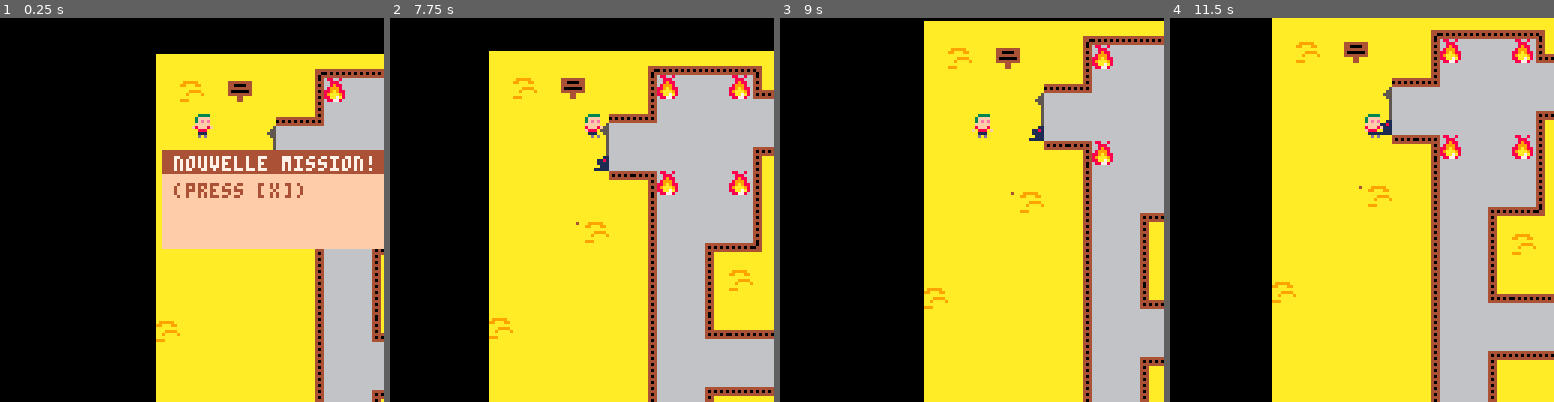
Above: before the commit, frames 1-4 (left to right).
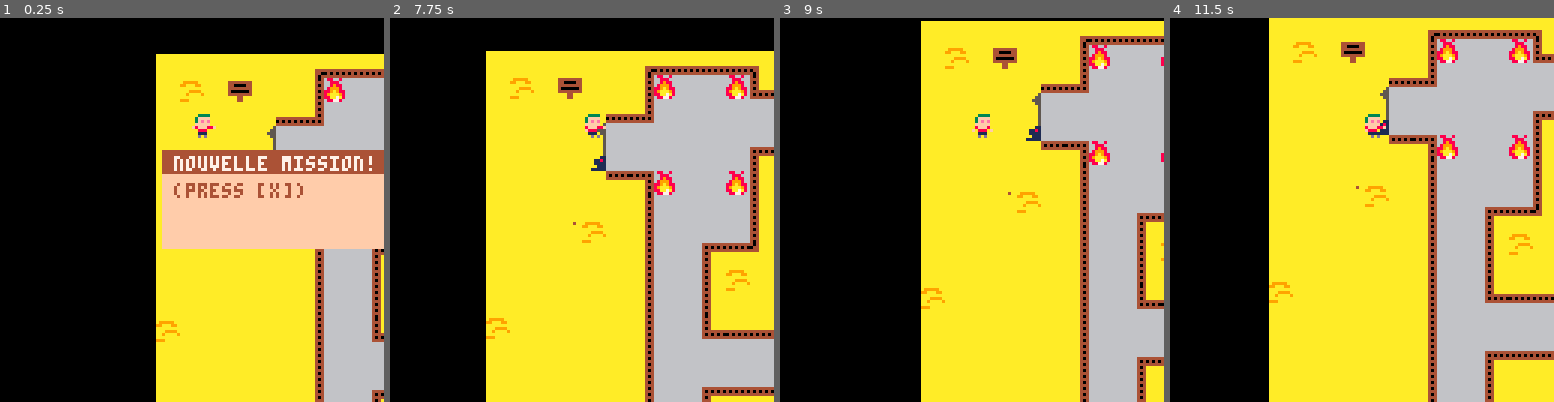
Above: after the commit, the same moments.

Repository: adatechschool/projet-collectif-pico8-fagami
Game: PICO-8 cartridge fagami.p8
Two runs of this game, one before a commit and one after it. Both use one fixed random seed, a clock stepped at 60 frames per second and the inputs below.
Inputs:
- Up to frame 1 (0.25 s): no input
- Up to frame 2 (7.75 s): tap X (X key) at 0.33, 1.07, 1.85, 2.97, 4.08, 5.2, 6.32, 7.43 s; hold Right 1.6-2.1 s; hold Up 2.15-2.42 s; hold Right 2.47-3.03 s; hold Left 3.08-3.58 s; hold Down 3.63-3.97 s; hold Right 4.02-4.68 s; hold Up 4.73-5.03 s; hold Left 5.08-5.68 s; hold Down 5.73-6.03 s; hold Right 6.08-6.58 s; hold Right 6.63-7.13 s; hold Up 7.18-7.45 s; hold Right from 7.5 s (still down)
- Up to frame 3 (9 s): release Right at 8.07 s; hold Left 8.12-8.62 s; tap X (X key) at 8.55 s; hold Down from 8.67 s (still down)
- Up to frame 4 (11.5 s): release Down at 9 s; hold Right 9.05-9.72 s; tap X (X key) at 9.67, 10.78 s; hold Up 9.77-10.07 s; hold Left 10.12-10.72 s; hold Down 10.77-11.07 s; hold Right from 11.12 s (still down)

The runs differ from the first frame. In frame 1, less than 0.1% of the frame differs, in the area x 54-57%, y 28-29%; in frame 2, 6.1%; in frame 3, 4.9%; in frame 4, 6.6%, in the area x 25-100%, y 0-100%.

Commit message:
Résolution mort quand on touche une momie

Diff:
--- a/fagami.p8
+++ b/fagami.p8
@@ -6,6 +6,9 @@
 	init_msg()
 	init_msg_win()
 	create_mummy()
+	--mset(8,3,3)
+	printh(m1.x)
+	printh(m1.y)
 end
 
 function _update()
@@ -16,7 +19,7 @@
 		update_cam()
 	 update_msg()
 		update_msg_win()
-		--move_mummy(m1)
+		move_mummy(m1)
 		--move_mummy(m2)
 		--move_mummy(m3)
 end
@@ -24,9 +27,9 @@
 function _draw()
 	cls()
 	draw_map()
-	draw_perso1()
 	draw_msg()
 	draw_mummy(m1)
+	draw_perso1()
 	draw_msg_win()
 	--draw_mummy(m2)
 	--draw_mummy(m3)
@@ -85,22 +88,20 @@
 	if (btn(➡️))then
 				newx=newx+1
 			p1.dir = "right"
-	end
-
-	if (btn(⬅️))then
+
+	elseif (btn(⬅️))then
 				newx=newx-1
 				p1.dir = "left"
-	end
-
-	if (btn(⬆️))then
+
+	elseif (btn(⬆️))then
 				newy=newy-1
 				p1.dir = "up"
-	end
-
-	if (btn(⬇️))then
+
+	elseif (btn(⬇️))then
 				newy=newy+1
 				p1.dir = "down"
 	end
+
 
 	--verifie si on touche le flag collision
 	if not (check_flag(p1,p1.dir,0)) then
@@ -108,6 +109,12 @@
 		p1.y =mid(0,newy,63*8)
 	end
 
+	--quand on touche la momie, on repart a 0
+	if check_flag(p1,p1.dir,2) then
+		p1.x=12
+		p1.y=20
+	end
+
 	--ramasser objet
 	if check_flag(p1,p1.dir,1) then
 		p1.keys+=1
@@ -118,11 +125,6 @@
 		mset(38,8,30)
 	end
 
---quand on touche la momie, on repart a 0
-	if check_flag(p1,p1.dir,2) then
-		p1.x=12
-		p1.y=20
-	end
 
 	if (check_flag(p1,p1.dir,3))then
 		create_msg_win("victoire", "test")
@@ -154,15 +156,15 @@
 
 	elseif aim=="right" then
 				x1=x+w  		y1=y
-				x2=x+1+w  y2=y+h-1
+				x2=x+w-1  		y2=y+h-1
 
 	elseif aim=="up" then
-				x1=x+1    y1=y-1
-				x2=x-1+w    y2=y
-
+				x1=x    		y1=y-1
+				--x2=x-1+w    y2=y
+				x2=x+w-1    		y2=y
 	elseif aim=="down" then
-   	x1=x    y1=y+h
-				x2=x+w    y2=y+h
+   	x1=x   		 y1=y+h-1
+				x2=x+w-1    y2=y+h
 	end
 
 	x1/=8			y1/=8
@@ -243,13 +245,15 @@
 function draw_mummy(mummy)
 	if mummy.dir then
 		spr(3,mummy.x,mummy.y,1,1,false,false)
+		mset(mummy.x/8,mummy.y/8,3)
 	else
 		spr(3,mummy.x,mummy.y,1,1,true,false)
+		mset(mummy.x/8,mummy.y/8,3)
 	end
 end
 
 function move_mummy(mummy)
-
+		mset(mummy.x/8,mummy.y/8,16)
 		--verifie si mvt en y=0
 		if mummy.maxy==0
 		and mummy.miny==0 then
@@ -321,7 +326,7 @@
 0000000003ffff0003ffff007d8d800000000000aaaaaaaaaaaaaaaaaaaaaaaaaaaaaaaaa3aaa3aacccc3ccc3333f3303333f330049999400004400066664666
 0070070003fefe0003fefe007777700000000000aaaaaaaaaaaaaaaaaaaaaaaaaaaaaaaaaa3a3aaacccccccc3f0ff0303f0ff030044994400000000066664466
 000770000fffff000fffff007777777700000000aaaa9aa9aaaaaaaaaaaaaaaaaaaa9aaaa33333aa3ccccccc33ffff3033ffff30000440000000000066664666
-00077000f8fff8f008fff8f0dddd000700000000aaa99a999aaaaaaaaaaaaaaaaaa99aaaa3a3a3aacccccccc3377773003377703044994400449944066644466
+00077000f8fff88f08fff88fdddd000700000000aaa99a999aaaaaaaaaaaaaaaaaa99aaaa3a3a3aacccccccc3377773003377703044994400449944066644466
 00700700008880000f8880007777000000000000aa9999a999aaaaaaaaaaaaaaaa9999aa3aa4aa3accccc3c307dddd0007dddd00049999400499994066466646
 000000000011100000111000d00d000000000000a999999a999aaaaaaaaaaaaaa999999aaaa4aaaa3c3c3cc307bbbb0007bbbb00044444400444444066466646
 0000000000d0d000000d0d00700700000000000099999999a999aaaaaaaaaaaa99999999aaa4aaaa33333cc307d00d00007d00d0000000000000000066644466
@@ -329,7 +334,7 @@
 66666666aaaaaaaa40404040404aaaaaaaaaa444aaaaaaaaaaaaaaaaaaaaaaaaaaaaaaaa4444444400ffff3003ffff0003ffff00aaaaaa556666666600000000
 66666666aaaaaaaa44444444444aaaaaaaaaa404aaaaaaaaaaaaaaaaaaaaaaaaaaaaaaaa4400004400efef3003fefe0003fefe00aaaaa5556666666600000000
 66666666aaaaaaaaaaaaaaaa404aaaaaaaaaa444aaaaaaaaaaaaaaaaaaaaaaaaaaaaaaaa4444444400fffff0fffffff00fffff00aaaaaa556666666600000000
-66666666aaaaaaaaaaaaaaaa444aaaaaaaaaa404aaaaaaaaaaaaaaaaaaaaaaaaaaaaaaaa400000040f8fff8008fff80008fff800aaaaaaa56666666600000000
+66666666aaaaaaaaaaaaaaaa444aaaaaaaaaa404aaaaaaaaaaaaaaaaaaaaaaaaaaaaaaaa40000004f88fff8008fff80008fff800aaaaaaa56666666600000000
 6666666644444444aaaaaaaa404aaaaaaaaaa444aaaaaaaaaaaaaaaaaaaaaaaaaaaaaaaa44444444000888f000888000f08880f0aaaaaaa56666666600000000
 6666666604040404aaaaaaaa444aaaaaaaaaa404aaaaaaaaaaaaaaaaaaaaaaaaaaaaaaaaaaa44aaa000111000011100000111000aaaaaaa56666666600000000
 6666666644444444aaaaaaaa404aaaaaaaaaa444aaaaaaaaaaaaaaaaaaaaaaaaaaaaaaaaaaa44aaa00d0d00000d0d00000d0d000aaaaaaa56666666600000000
@@ -446,7 +451,7 @@
 72827282728272827282728272827282728272827282718171817181718172827282728272827181718171817181718171817181718171817181718171817181
 71817181718171817181718171817181718171817181718172827282728272827181718171817181718171817181718172827282718171817181718171817181
 __gff__
-0000000500000000000100000002000200010101010000000003000000000000010001010100000000000000000000000101010108000000000000000000000000000000000000000000000000000000000000000000000000000000000000000000000000000000000000000000000000000000000000000000000000000000
+0000000400000000000100000002000200010101010000000003000000000000010001010100000000000000000000000101010108000000000000000000000000000000000000000000000000000000000000000000000000000000000000000000000000000000000000000000000000000000000000000000000000000000
 0000000000000000000000000000000000000000000000000000000000000000000000000000000000000000000000000000000000000000000000000000000000000000000000000000000000000000000000000000000000000000000000000000000000000000000000000000000000000000000000000000000000000000
 __map__
 0715161718072311111111241617181718231111111111112428272827281516171805060708272827282728272827282728272827282728272827282728272827282728272827282728272827282728272827282728272817180515171817182728272827282728272827282728272808161705272827282728272827282728
